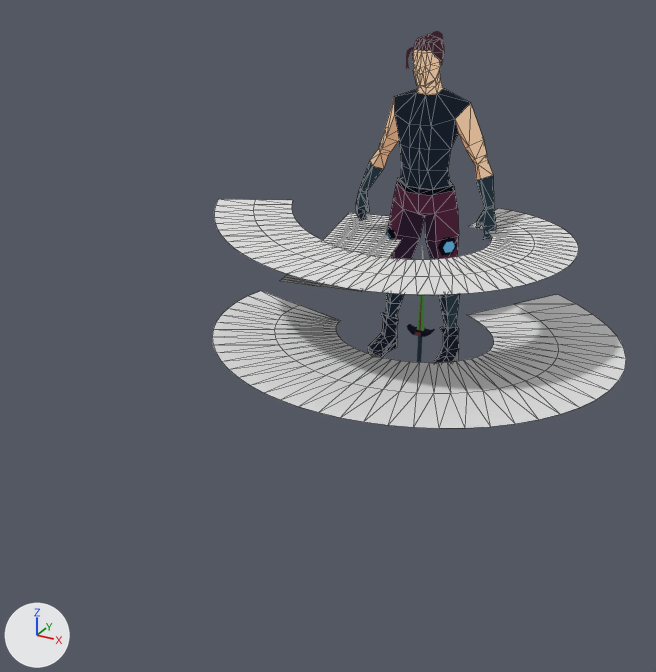
An edit to the glTF model Assets/player/scifi-character.glb, drawn before and after from the same camera.
Before and after are seen from a camera (50 mm lens) standing at (2.16, -5.21, 2.57) and looking at (-0.01, -1.27, 0.6). Arrows for +X, +Y and +Z are at lower left; the lights stay in place. The first picture is the older version. Mesh edges are drawn as thin lines on the coarser meshes.

The scene before the commit, as lines of its bpy script (objects in view):
```python
me_nurbspath_003 = bpy.data.meshes.new('NurbsPath.003')
me_nurbspath_003.from_pydata(...)  # 120 vertices, 156 faces; spans x -1.19..1.38, y -1.53..0.78, z 0.28
me_nurbspath_004 = bpy.data.meshes.new('NurbsPath.004')
me_nurbspath_004.from_pydata(...)  # 108 vertices, 140 faces; spans x -0.69..0.08, y -1.13..0.38, z 0.81
me_nurbspath_006 = bpy.data.meshes.new('NurbsPath.006')
me_nurbspath_006.from_pydata(...)  # 144 vertices, 188 faces; spans x -1.36..1.04, y -1.31..0.46, z 0.91..0.97
ob_daggertrail = bpy.data.objects.new('DaggerTrail', me_nurbspath_004)
ob_daggertrail.location = (0.0, 0.0, 0.0)
ob_kicktrail = bpy.data.objects.new('KickTrail', me_nurbspath_003)
ob_kicktrail.location = (0.0, 0.0, 0.0)
ob_swordtrail = bpy.data.objects.new('SwordTrail', me_nurbspath_006)
ob_swordtrail.location = (0.0, 0.0, 0.0)
# also in view: 'Char' at (0.0, -0.05, 1.03)
```
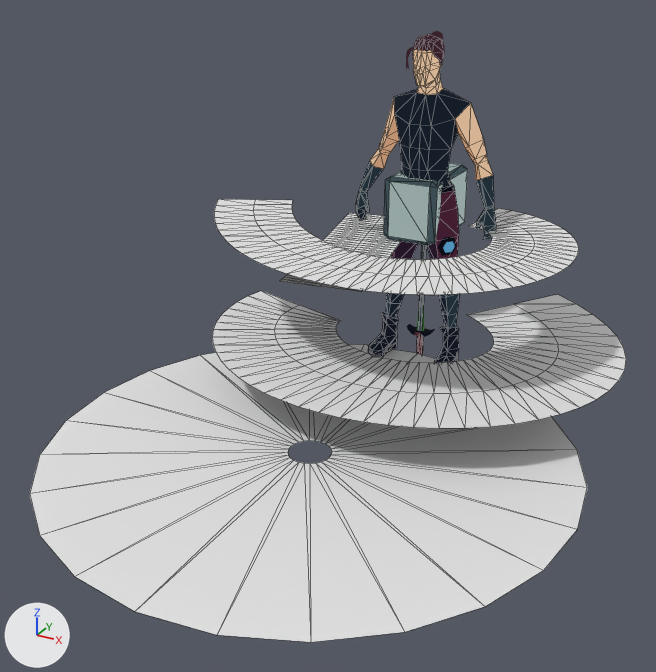
Changed parts and their boxes [x1, y1, x2, y2] in the pictures (656 x 672 px):
```json
{"object": "MaulTrail", "change": "added", "after": [30, 344, 587, 642]}
{"object": "Maul", "change": "added", "after": [384, 163, 468, 354]}
```

Scene script edits in JSON lines:
```json
{"op": "add", "block": "me_cylinder", "code": ["me_cylinder = bpy.data.meshes.new('Cylinder')", "me_cylinder.from_pydata(...)  # 48 vertices, 48 faces; spans x -1.47..1.47, y -2.96..-0.03, z 0.0"]}
{"op": "add", "block": "me_circle_007_1", "code": ["me_circle_007_1 = bpy.data.meshes.new('Circle.007')", "me_circle_007_1.from_pydata(...)  # 64 vertices, 120 faces; spans x -0.176..0.176, y -0.277..0.277, z -0.152..1.219", "me_circle_007_1.materials.append(mat_material_003)"]}
{"op": "add", "block": "ob_maultrail", "code": ["ob_maultrail = bpy.data.objects.new('MaulTrail', me_cylinder)", "ob_maultrail.location = (0.0, 0.0, 0.0)"]}
{"op": "add", "block": "ob_maul", "code": ["ob_maul = bpy.data.objects.new('Maul', me_circle_007_1)", "ob_maul.location = (-0.044, 0.108, -0.003)"]}
```
